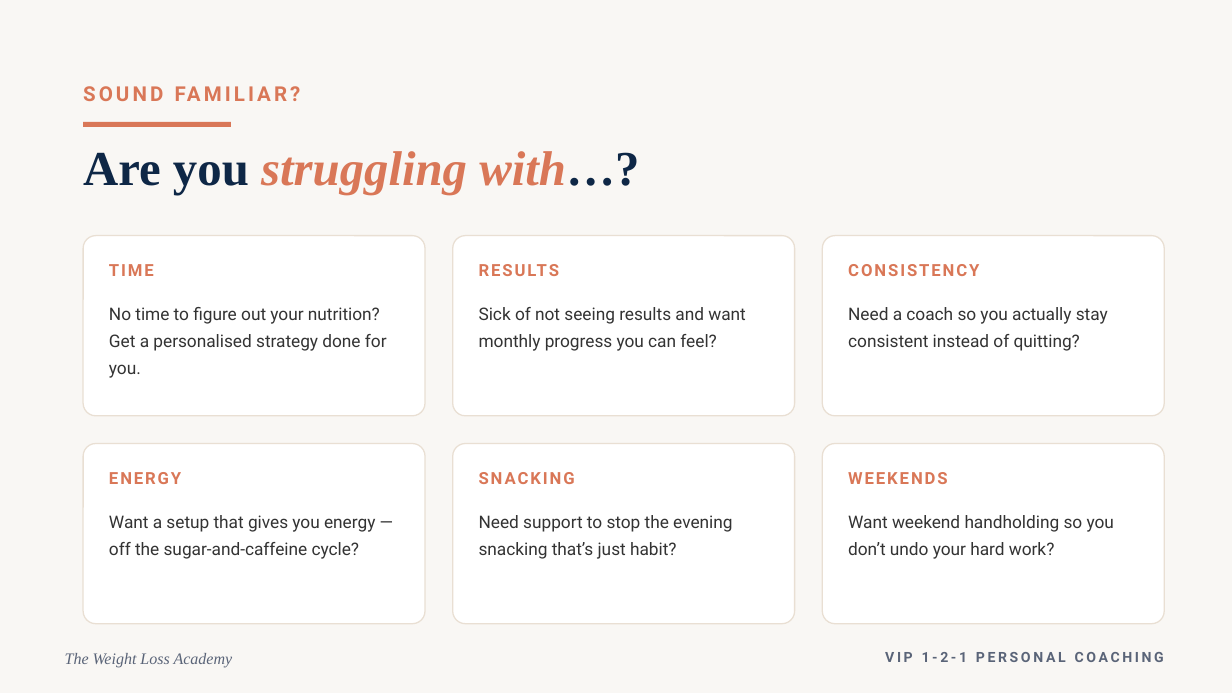
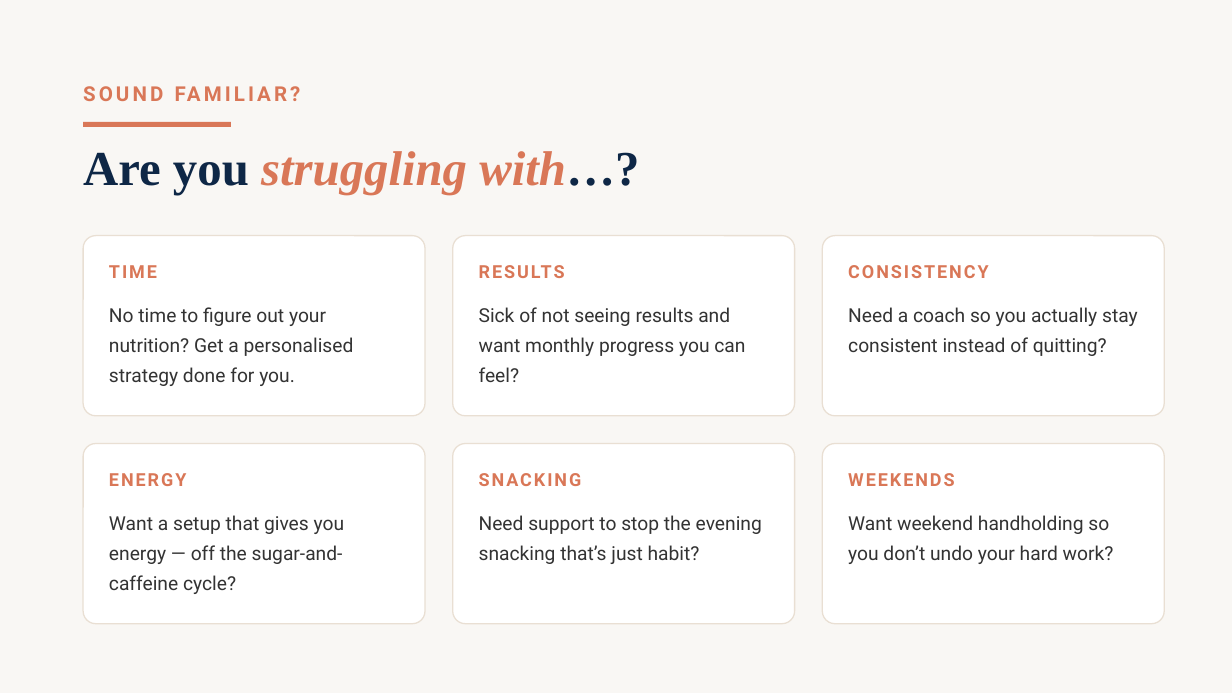
Before and after one commit to WeAreWLA/21-day-reset, a slide deck: slide 13 of wla-vip-121-deck.pptx. Drawn at 1232x693 pixels with LibreOffice and Linux fonts; fonts in the diff are those of the drawing. Boxes give left, top, right and bottom in pixels: in the first picture for what was removed or moved away, otherwise in the second. Text is boxed around its words. In the diff, an @@ line names an element or a change of style, - is before the commit and + after.

Commit message:
VIP deck: enlarge body text and remove footer text
- Bump body/paragraph, bullet and card font sizes across slides for readability
- Remove the footer label (no-op add_footer) to clear the footer area

```diff
--- a/wla-vip-121-deck.pptx
+++ b/wla-vip-121-deck.pptx
@@ size 13 to 14 pt in 6 elements at [109, 265, 157, 278], [636, 307, 694, 322], [848, 265, 988, 278], [109, 473, 186, 486], [479, 545, 556, 564], [848, 473, 954, 486] @@
@@ size 13.5 to 15 pt in 6 elements at [109, 307, 354, 386], [479, 307, 745, 382], [848, 307, 1138, 356], [109, 515, 345, 594], [479, 515, 762, 564], [848, 515, 1114, 564] @@
@@ text removed at [65, 653, 233, 668] @@
-The Weight Loss Academy
@@ text removed at [885, 652, 1164, 662] @@
-VIP 1-2-1 PERSONAL COACHING
```
Also in this commit, not shown: 21 other slides changed, 1 other file.
